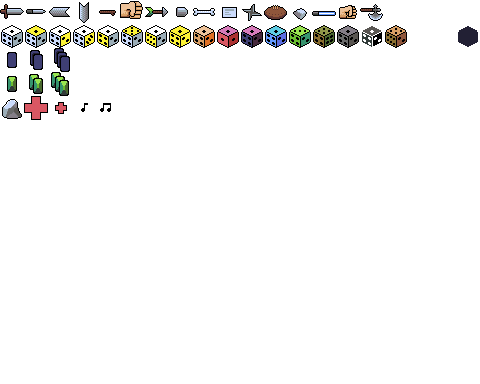
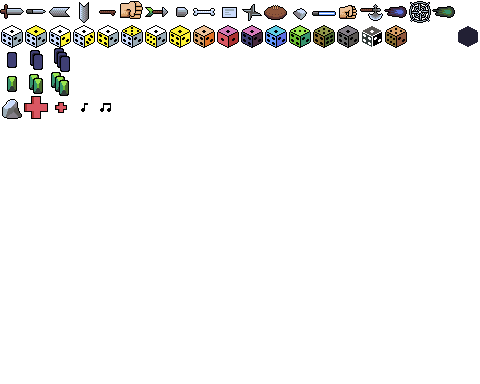
Two versions of the same layered image (480x384). Layer-by-layer changes:
painted on "pix_hud.png" over bbox(24, 1, 455, 120)
